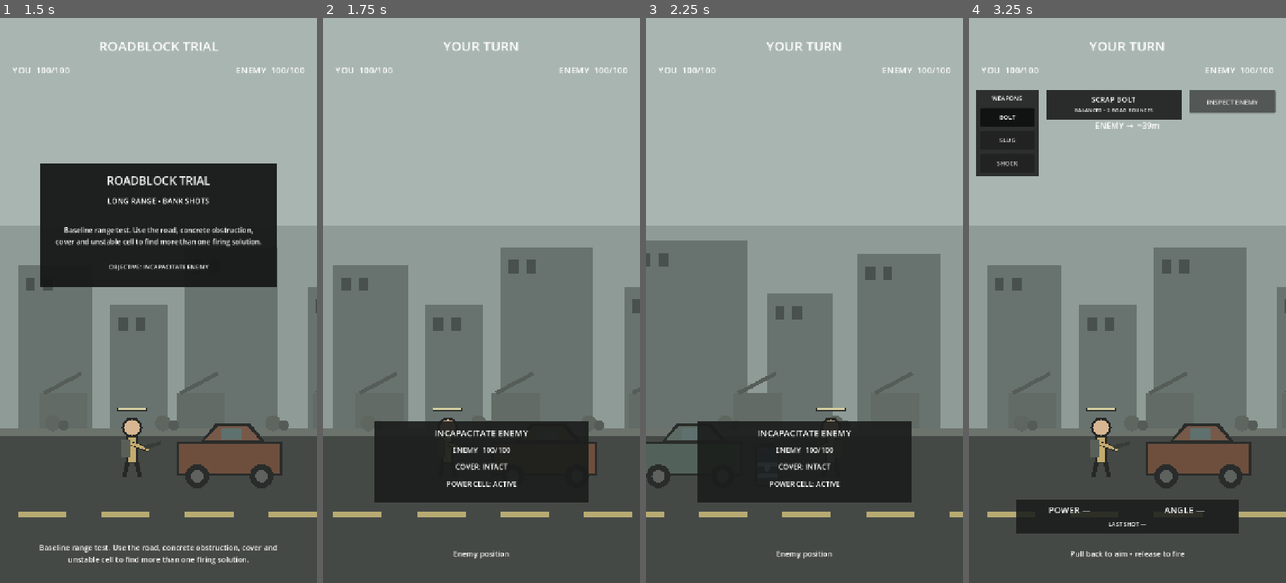
Above: before the commit, frames 1-4 (left to right).
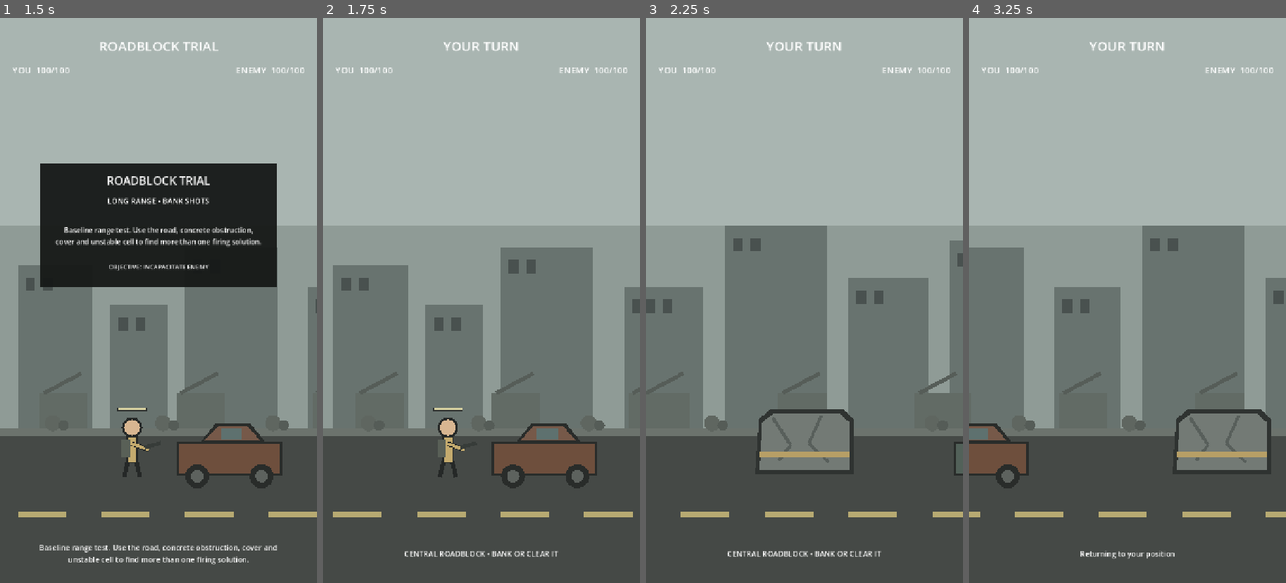
Above: after the commit, the same moments.

Repository: phantompixel-developer/FortKnocks
Game: Godot game, scene res://game/battle/battle.tscn
Two runs of this game, one before a commit and one after it. Both use one fixed random seed, a clock stepped at 60 frames per second and the inputs below.
Inputs (mouse positions are in pixels of both pictures, inside the frame that each line leads up to):
- Up to frame 1 (1.5 s): click "1 ROADBLOCK TRIAL LONG RANGE …" at 0.5 s; tap Enter at 1.25 s; move the mouse to (228, 272) at 1.27 s; click (228, 272) at 1.42 s
- Up to frame 2 (1.75 s): no input
- Up to frame 3 (2.25 s): drag from (741, 328) to (788, 413) at 2.02 s
- Up to frame 4 (3.25 s): move the mouse to (1159, 176) at 2.77 s; click (1159, 176) at 2.92 s

Frame 1 is identical in both runs. In frame 2, 9.1% of the frame differs, in the area x 14-98%, y 46-96%; in frame 3, 24%; in frame 4, 28%, in the area x 0-100%, y 12-96%.

Commit message:
feat: preview tactical features and count environment events

Diff:
--- a/game/battle/battle_controller.gd
+++ b/game/battle/battle_controller.gd
@@ -97,7 +97,7 @@
 var _player_shots_fired := 0
 var _player_direct_hits := 0
 var _player_cover_hits := 0
-var _player_environment_hits := 0
+var _player_environment_events := 0
 var _weapon_shots := {
 	"scrap_bolt": 0,
 	"heavy_slug": 0,
@@ -413,6 +413,13 @@
 	turn_label.text = "YOUR TURN"
 
 	if show_enemy_preview:
+		if _current_mission != null and _current_mission.feature_preview_enabled:
+			hint_label.text = _current_mission.feature_preview_text
+			camera_director.focus_x(_current_mission.feature_preview_position.x, 0.28)
+			await get_tree().create_timer(0.58).timeout
+			if phase == Phase.GAME_OVER:
+				return
+
 		hint_label.text = "Enemy position"
 		target_card.visible = true
 		_update_target_card()
@@ -664,8 +671,6 @@
 		_player_direct_hits += 1
 	elif hit_body is DestructibleCover:
 		_player_cover_hits += 1
-	elif hit_body is UnstablePowerCell or hit_body is CollapsibleBarrier or hit_body is CentralRoadblock:
-		_player_environment_hits += 1
 
 	if hit_body == null:
 		last_impact_marker.clear_marker()
@@ -738,9 +743,13 @@
 			_spawn_damage_popup(target.global_position + Vector2(0.0, -110.0), "-%d GATE" % pulse_damage, Color("9dc8d4"))
 
 func _on_collapsible_barrier_collapsed(world_position: Vector2) -> void:
+	if _active_shooter == player:
+		_player_environment_events += 1
 	_spawn_impact_effect(world_position, ImpactEffect.Kind.DUST, 1.0)
 
 func _on_power_cell_discharged(world_position: Vector2, radius: float, damage: int, force: float) -> void:
+	if _active_shooter == player:
+		_player_environment_events += 1
 	_spawn_impact_effect(world_position, ImpactEffect.Kind.PULSE, 1.45)
 	camera_director.stop_follow_at(world_position, 0.08)
 	camera_director.impact_impulse(1.2, 1.0)
@@ -876,7 +885,7 @@
 	_player_shots_fired = 0
 	_player_direct_hits = 0
 	_player_cover_hits = 0
-	_player_environment_hits = 0
+	_player_environment_events = 0
 	_weapon_shots["scrap_bolt"] = 0
 	_weapon_shots["heavy_slug"] = 0
 	_weapon_shots["shock_capsule"] = 0
@@ -893,11 +902,11 @@
 		return
 
 	result_encounter_label.text = _current_mission.display_name.to_upper()
-	result_stats_label.text = "SHOTS %d • DIRECT %d\nCOVER %d • ENVIRONMENT %d\nBOLT %d • SLUG %d • SHOCK %d" % [
+	result_stats_label.text = "SHOTS %d • DIRECT %d\nCOVER %d • ENV EVENTS %d\nBOLT %d • SLUG %d • SHOCK %d" % [
 		_player_shots_fired,
 		_player_direct_hits,
 		_player_cover_hits,
-		_player_environment_hits,
+		_player_environment_events,
 		int(_weapon_shots["scrap_bolt"]),
 		int(_weapon_shots["heavy_slug"]),
 		int(_weapon_shots["shock_capsule"]),
@@ -905,7 +914,7 @@
 	result_takeaway_label.text = _encounter_takeaway()
 
 func _encounter_takeaway() -> String:
-	if _player_environment_hits > 0:
+	if _player_environment_events > 0:
 		return "Environment interaction mattered in this run."
 	if _player_cover_hits > _player_direct_hits:
 		return "This run leaned on breaking protection before crew damage."
